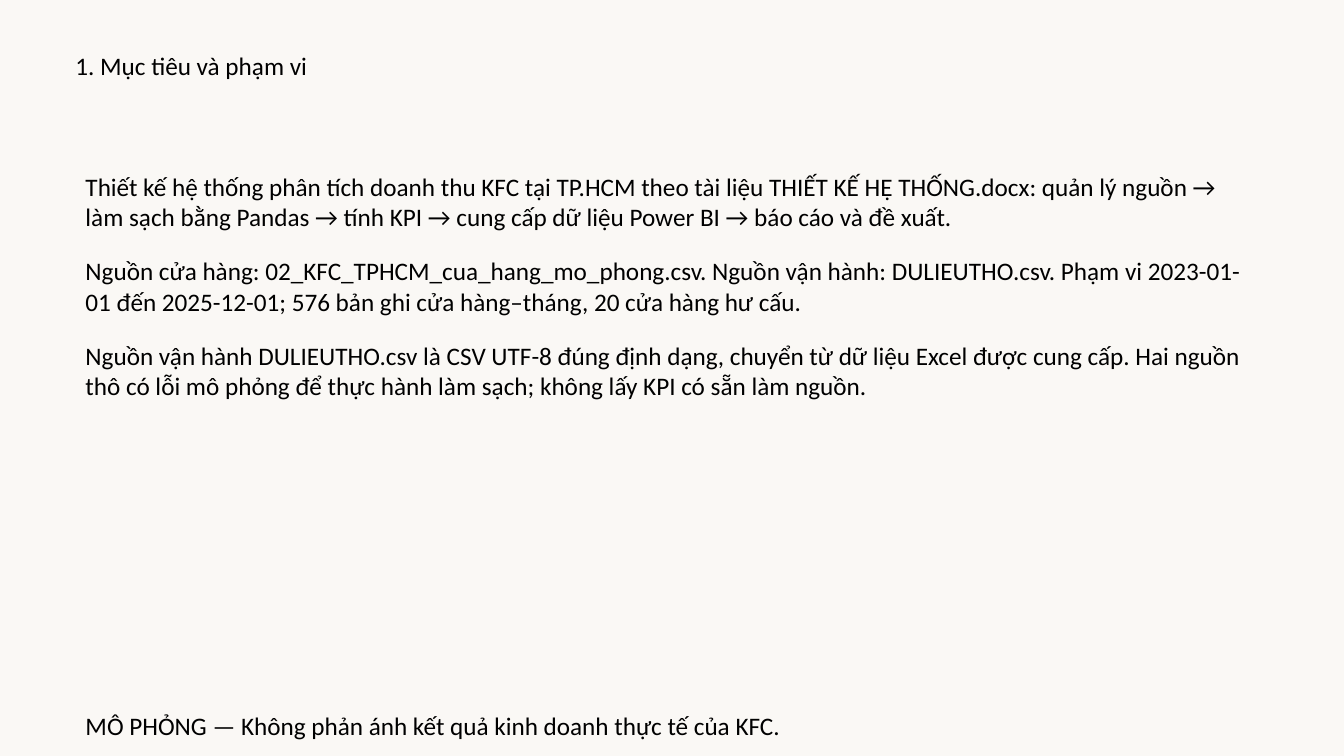
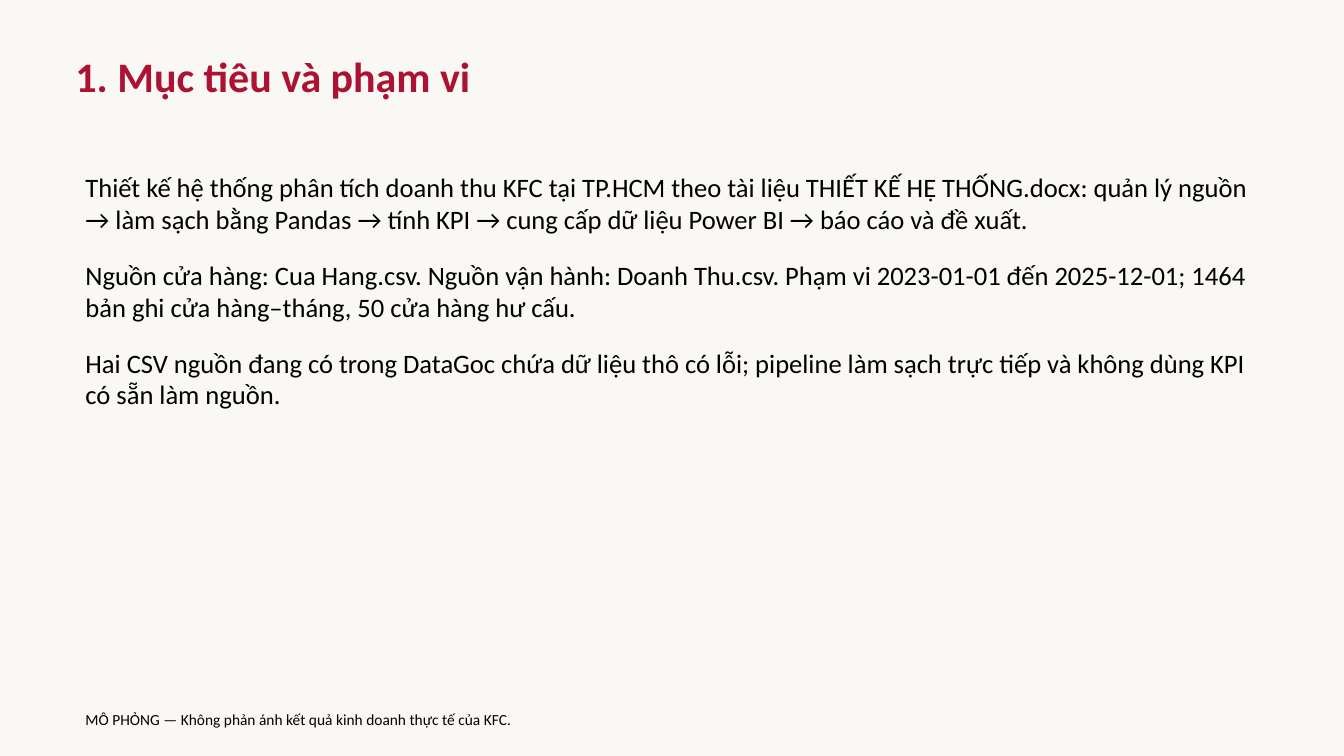
Before and after one commit to haonuongbo/Phan-tich-du-lieu-trong-moi-truong-doanh-nghiep, a slide deck: slide 1 of BaoCao/ThuyetTrinh.pptx. Drawn at 1344x756 pixels with LibreOffice and Linux fonts; fonts in the diff are those of the drawing. Boxes give left, top, right and bottom in pixels: in the first picture for what was removed or moved away, otherwise in the second. Text is boxed around its words. In the diff, an @@ line names an element or a change of style, - is before the commit and + after.

```diff
--- a/BaoCao/ThuyetTrinh.pptx
+++ b/BaoCao/ThuyetTrinh.pptx
@@ text "1. Mục tiêu và phạm ..." at box(75, 62, 470, 100): size 18 to 30 pt, text colour #000000 to #AC1232, bold on @@
@@ text at box(85, 176, 1246, 234): size 18 to 19 pt in "Thiết kế hệ thống phân tích doanh ..." @@
@@ text at box(85, 265, 1245, 409): text changed; size 18 to 19 pt @@
-Nguồn cửa hàng: 02_KFC_TPHCM_cua_hang_mo_phong.csv. Nguồn vận hành: DULIEUTHO.csv. Phạm vi 2023-01-01 đến 2025-12-01; 576 bản ghi cửa hàng–tháng, 20 cửa hàng hư cấu.
-Nguồn vận hành DULIEUTHO.csv là CSV UTF-8 đúng định dạng, chuyển từ dữ liệu Excel được cung cấp. Hai nguồn thô có lỗi mô phỏng để thực hành làm sạch; không lấy KPI có sẵn làm nguồn.
+Nguồn cửa hàng: Cua Hang.csv. Nguồn vận hành: Doanh Thu.csv. Phạm vi 2023-01-01 đến 2025-12-01; 1464 bản ghi cửa hàng–tháng, 50 cửa hàng hư cấu.
+Hai CSV nguồn đang có trong DataGoc chứa dữ liệu thô có lỗi; pipeline làm sạch trực tiếp và không dùng KPI có sẵn làm nguồn.
@@ text "MÔ PHỎNG — Không phản ..." at box(85, 712, 511, 728): size 18 to 11 pt @@
```
Also in this commit, not shown: 6 other slides changed, 17 other files.
